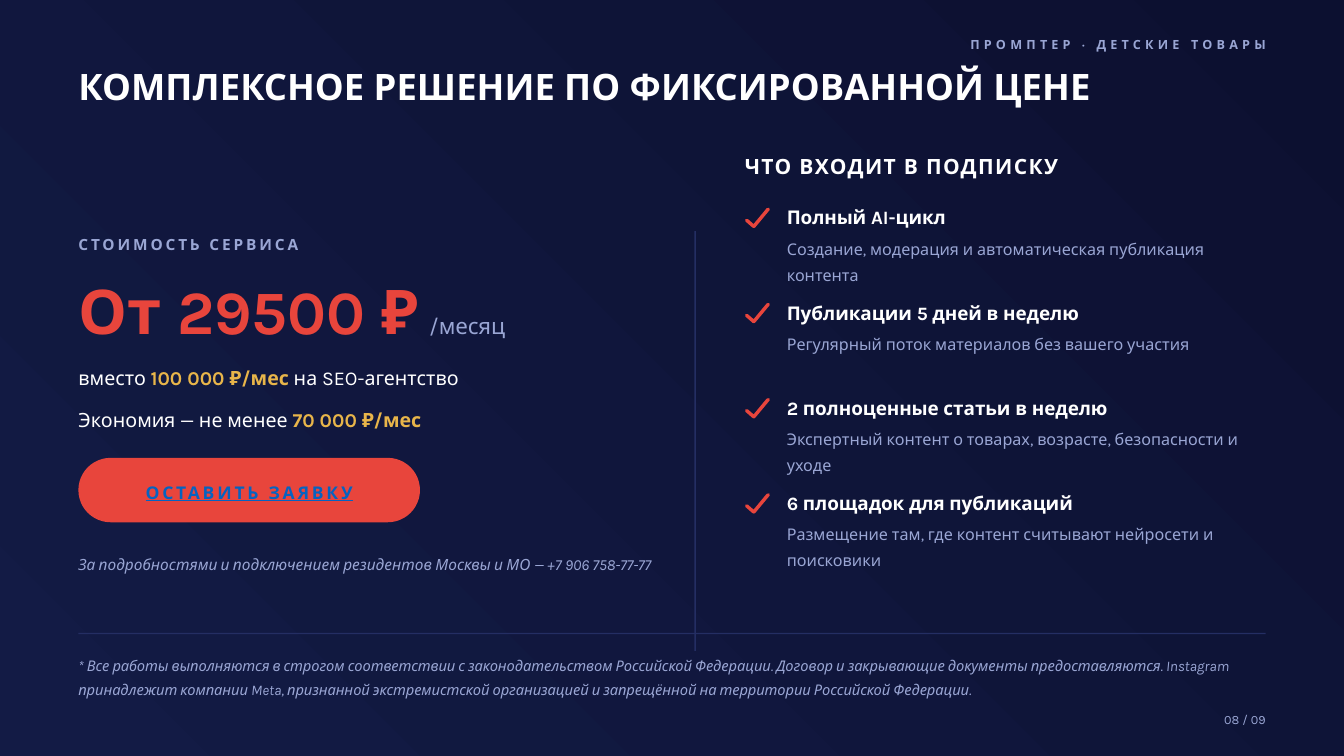
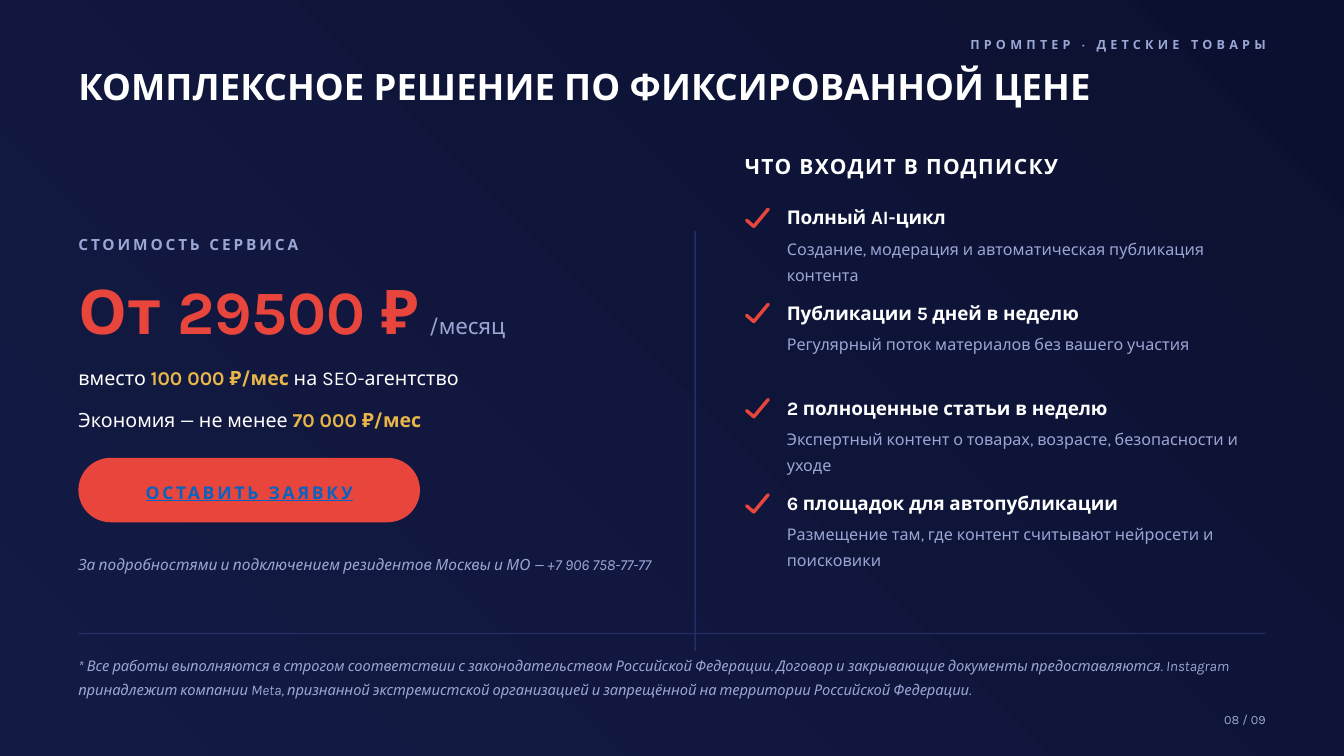
Before and after one commit to injusticebeast802-coder/taste-skill, a slide deck: slide 8 of prompter-moscow/presentation/prompter-kids.pptx. Drawn at 1344x756 pixels with LibreOffice and Linux fonts; fonts in the diff are those of the drawing. Boxes give left, top, right and bottom in pixels: in the first picture for what was removed or moved away, otherwise in the second. Text is boxed around its words. In the diff, an @@ line names an element or a change of style, - is before the commit and + after.

```diff
--- a/prompter-moscow/presentation/prompter-kids.pptx
+++ b/prompter-moscow/presentation/prompter-kids.pptx
@@ text at bbox=[787, 495, 1118, 515]: text changed @@
-6 площадок для публикаций
+6 площадок для автопубликации
```
Also in this commit, not shown: 9 other files.
